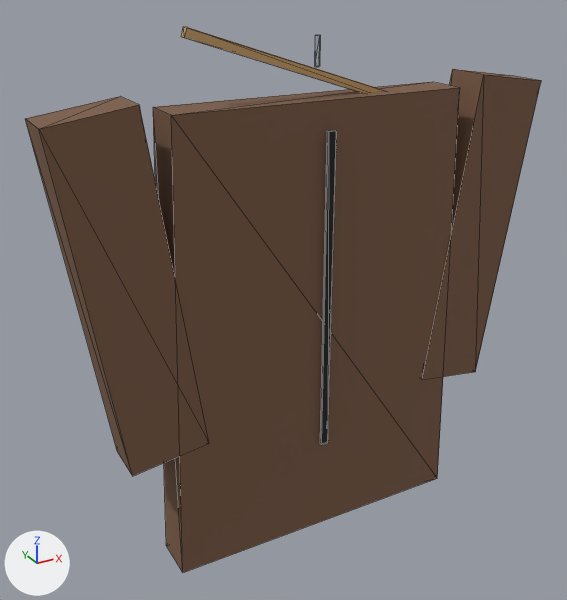
A saved change to the glTF model site/models/FD_Jacket_Hanger_01.glb.
One viewpoint serves both versions: a 50 mm lens placed at (-0.57, -0.942, 0.868), pointed at (-0.042, 0.019, 0.387). Arrows for +X, +Y and +Z are at lower left; the lights stay in place. The first picture is the older version. Mesh edges are drawn as thin lines. Vertices at exactly the same position are counted once.

The first picture shows 'FD_Jacket_Hanger_01'.
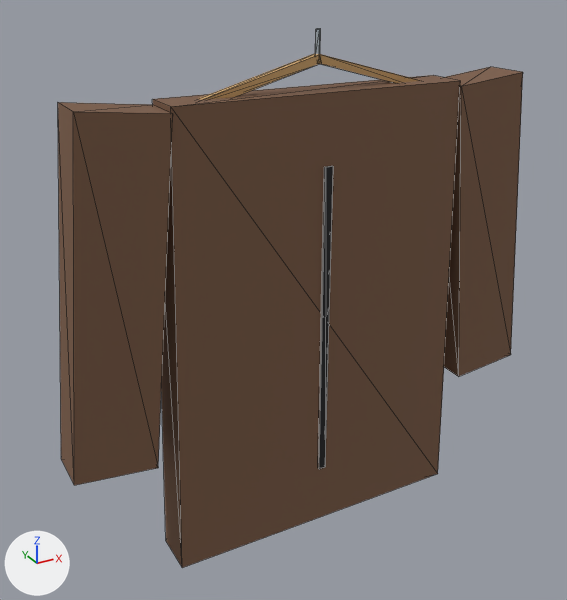
Edits to the bpy script that builds the scene:
```text
Change me_fd_jacket_hanger_01:
    used by ob_fd_jacket_hanger_01; location = (0.0, 0.0, 0.0)
    remove me_fd_jacket_hanger_01.from_pydata(...)  # 48 vertices, 72 faces; spans x -0.384..0.384, y -0.042..0.035, z -0.01..0.788
    add me_fd_jacket_hanger_01.from_pydata(...)  # 56 vertices, 84 faces; spans x -0.396..0.396, y -0.036..0.035, z 0.0..0.778
    me_fd_jacket_hanger_01 part 1: the loose piece of 8 vertices spanning x -0.004..0.004, y -0.004..0.004, z 0.73..0.77 is moved by (0.0, 0.0, 0.008)
    me_fd_jacket_hanger_01 part 2: the loose piece of 8 vertices spanning x -0.25..0.25, y -0.035..0.035, z -0.01..0.69 is moved by (0.0, 0.0, 0.01)
    me_fd_jacket_hanger_01 part 3: the loose piece of 8 vertices spanning x -0.384..-0.196, y -0.035..0.035, z 0.194..0.706 is turned 14 degrees about the y axis through its middle, then moved by (-0.02, 0.0, 0.0)
    me_fd_jacket_hanger_01 part 4: the loose piece of 8 vertices spanning x 0.196..0.384, y -0.035..0.035, z 0.194..0.706 is turned -14 degrees about the y axis through its middle, then moved by (0.02, 0.0, 0.0)
    me_fd_jacket_hanger_01 part 5: the loose piece of 8 vertices spanning x -0.006..0.006, y -0.042..-0.038, z 0.15..0.65 is moved by (0.0, 0.005, -0.05)
    me_fd_jacket_hanger_01 part 6: the loose piece of 8 vertices spanning x -0.192..0.192, y -0.006..0.006, z 0.652..0.788 is rebuilt with 8 vertices and now spans x -0.003..0.203, y -0.006..0.006, z 0.681..0.746
    me_fd_jacket_hanger_01 part 7
    8 vertices are added at x -0.203..0.003, y -0.006..0.006, z 0.681..0.746
    12 new faces join them
```

Pixel boxes (x1, y1, x2, y2) of what changed, in the pictures (567 x 600 px; the box of a moved part takes in the faces that stretch with it):
'FD_Jacket_Hanger_01', reshaped (10% narrower): before (25, 27, 541, 573); after (58, 29, 523, 568)
part 1 of me_fd_jacket_hanger_01, moved or reshaped: before (315, 35, 321, 67); after (315, 29, 321, 54)
part 2 of me_fd_jacket_hanger_01, moved or reshaped: before (153, 82, 460, 573); after (153, 75, 460, 568)
part 3 of me_fd_jacket_hanger_01, moved or reshaped: before (25, 96, 209, 476); after (58, 102, 173, 485)
part 4 of me_fd_jacket_hanger_01, moved or reshaped: before (422, 69, 541, 380); after (444, 67, 523, 377)
part 5 of me_fd_jacket_hanger_01, moved or reshaped: before (320, 130, 336, 445); after (319, 166, 333, 469)
part 6 of me_fd_jacket_hanger_01, rebuilt (49% narrower, 55% shorter): before (181, 27, 385, 93); after (318, 54, 421, 83)
part 7 of me_fd_jacket_hanger_01, added (brown): after (198, 53, 321, 100)
